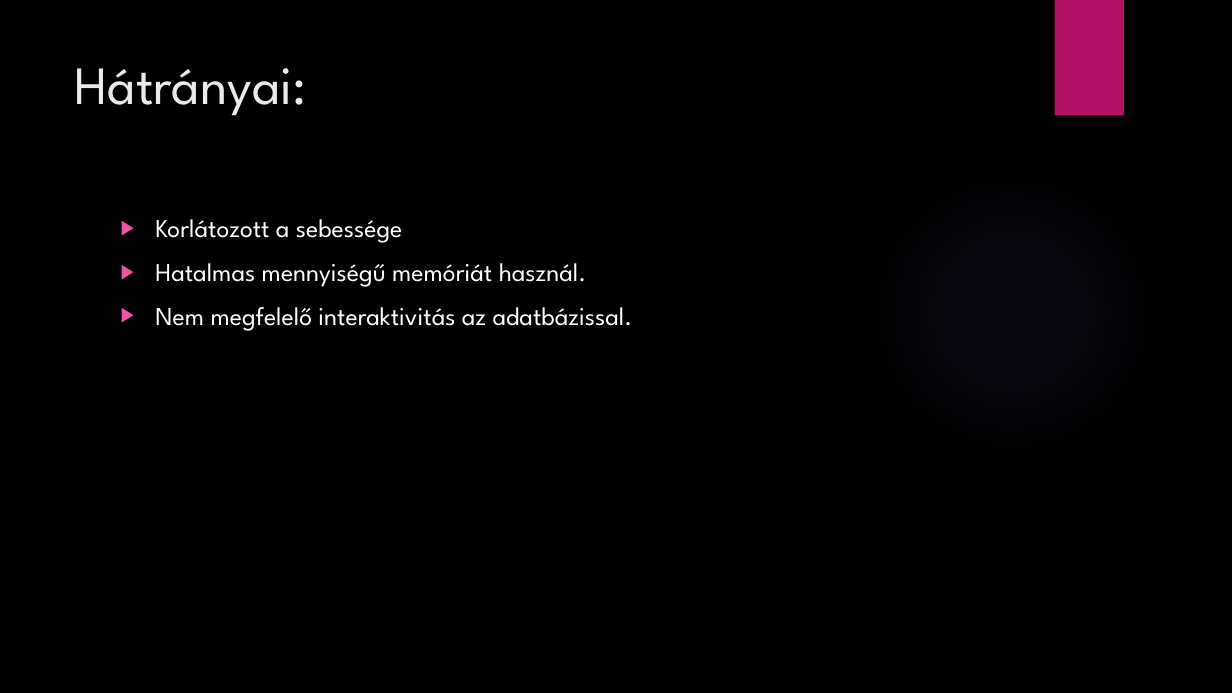
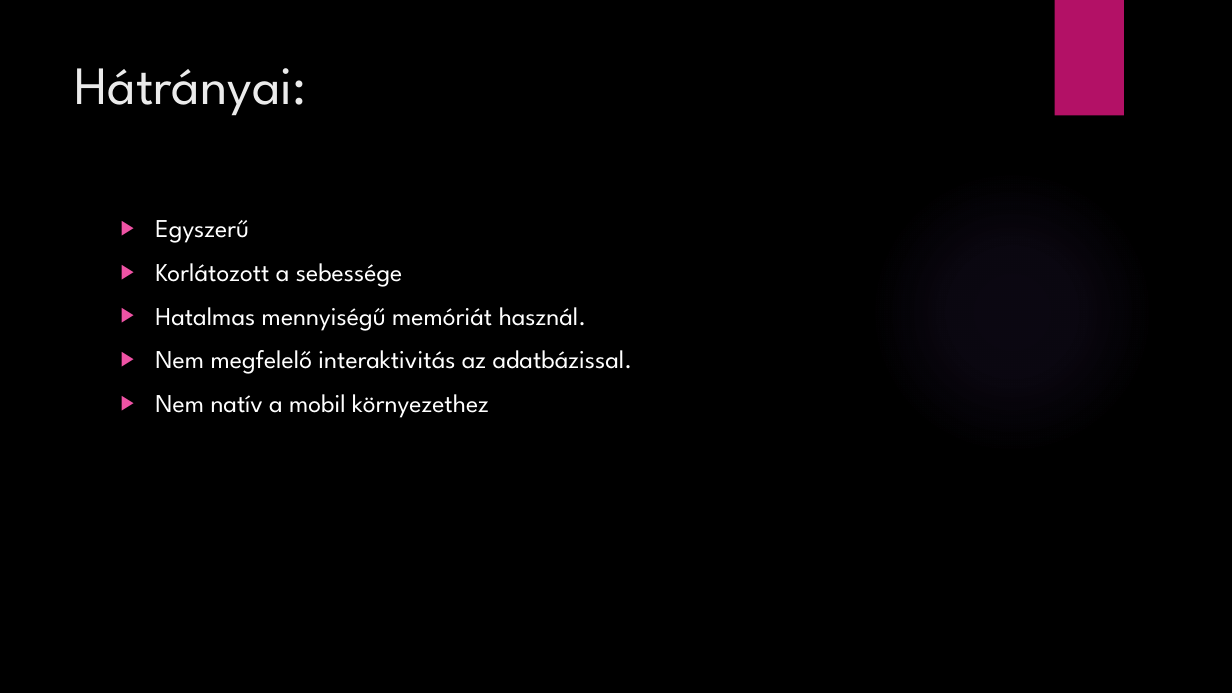
Before and after one commit to IaamSteve/t-zperces_prezent-ci-, a slide deck: slide 4 of Python, Javascript.pptx. Drawn at 1232x693 pixels with LibreOffice and Linux fonts; fonts in the diff are those of the drawing; background and template pictures are left out. Boxes give left, top, right and bottom in pixels: in the first picture for what was removed or moved away, otherwise in the second. Text is boxed around its words. In the diff, an @@ line names an element or a change of style, - is before the commit and + after.

```diff
--- a/Python, Javascript.pptx
+++ b/Python, Javascript.pptx
@@ text at (x1=155, y1=220, x2=249, y2=243): paragraph added @@
+▶ Egyszerű
@@ text at (x1=155, y1=394, x2=489, y2=418): paragraph added @@
+▶ Nem natív a mobil környezethez
```
Also in this commit, not shown: 2 other slides changed, 1 other file.
